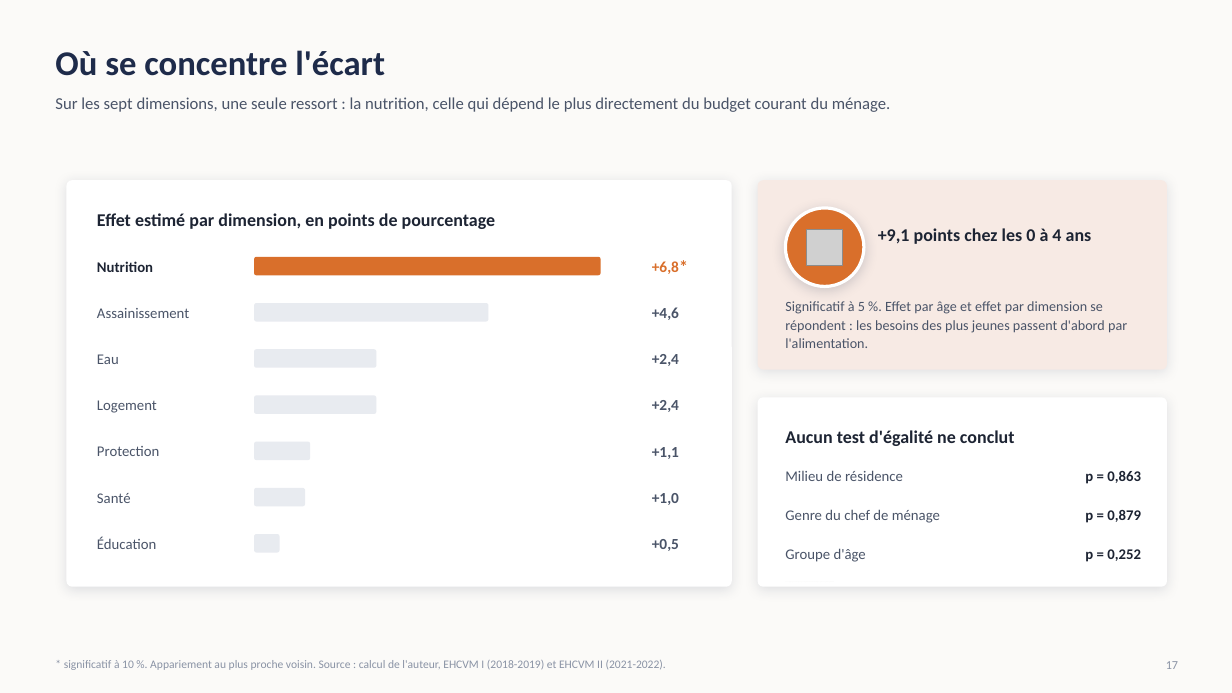
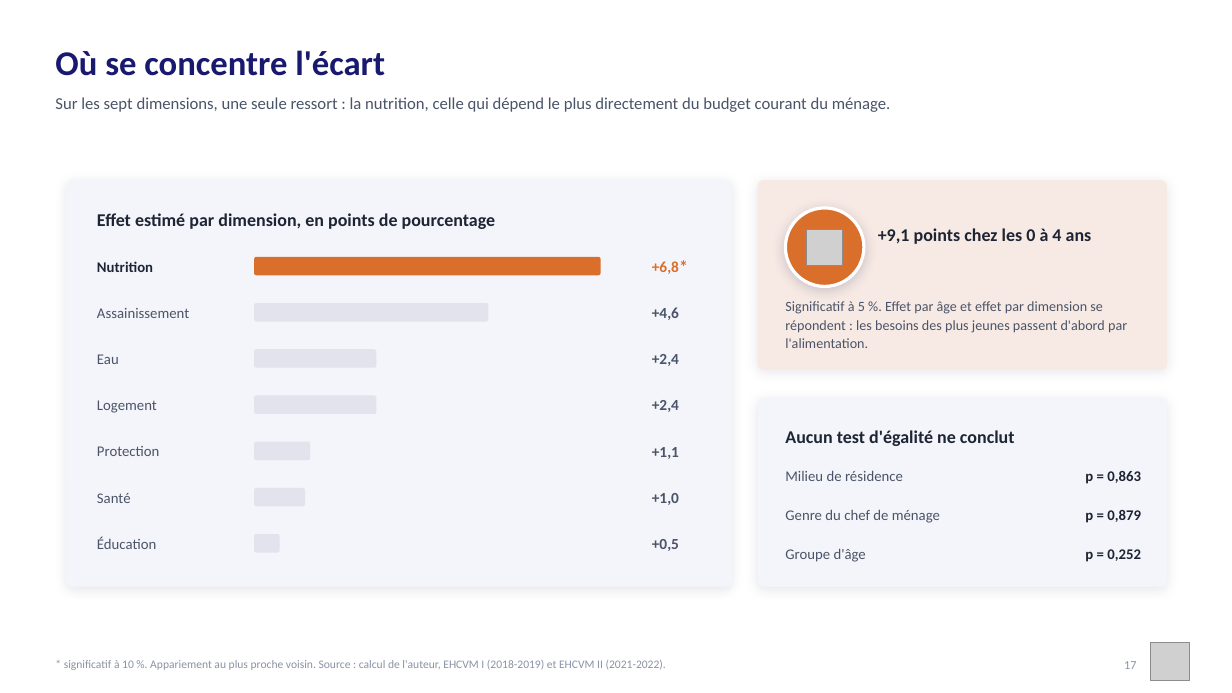
Before and after one commit to JODRAFF9/MEMOIRE, a slide deck: slide 17 of infographie/presentation_infographique.pptx. Drawn at 1232x693 pixels with LibreOffice and Linux fonts; fonts in the diff are those of the drawing; grey boxes stand for pictures. Boxes give left, top, right and bottom in pixels: in the first picture for what was removed or moved away, otherwise in the second. Text is boxed around its words. In the diff, an @@ line names an element or a change of style, - is before the commit and + after.

```diff
--- a/infographie/presentation_infographique.pptx
+++ b/infographie/presentation_infographique.pptx
@@ background #FBFAF8 to #FFFFFF @@
@@ text "Où se concentre l'écart" at (55, 50, 385, 76): text colour #1E2B4A to #191970 @@
@@ text "17": place and size @@
-text "17" at (1166, 661, 1178, 669)
+text "17" at (1124, 661, 1136, 669)
@@ picture added at (1151, 642, 1189, 681) @@
```
Also in this commit, not shown: 26 other slides changed, 5 other files.
